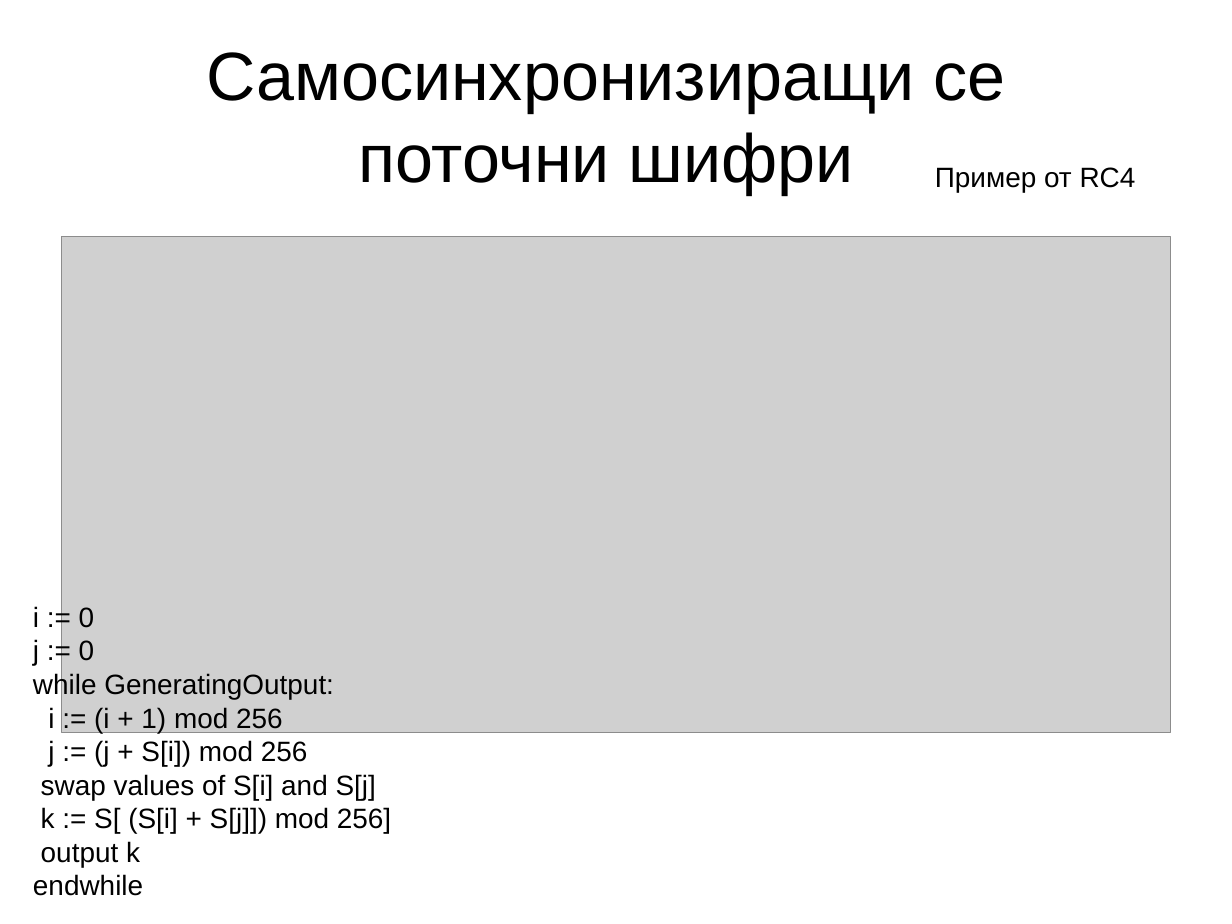
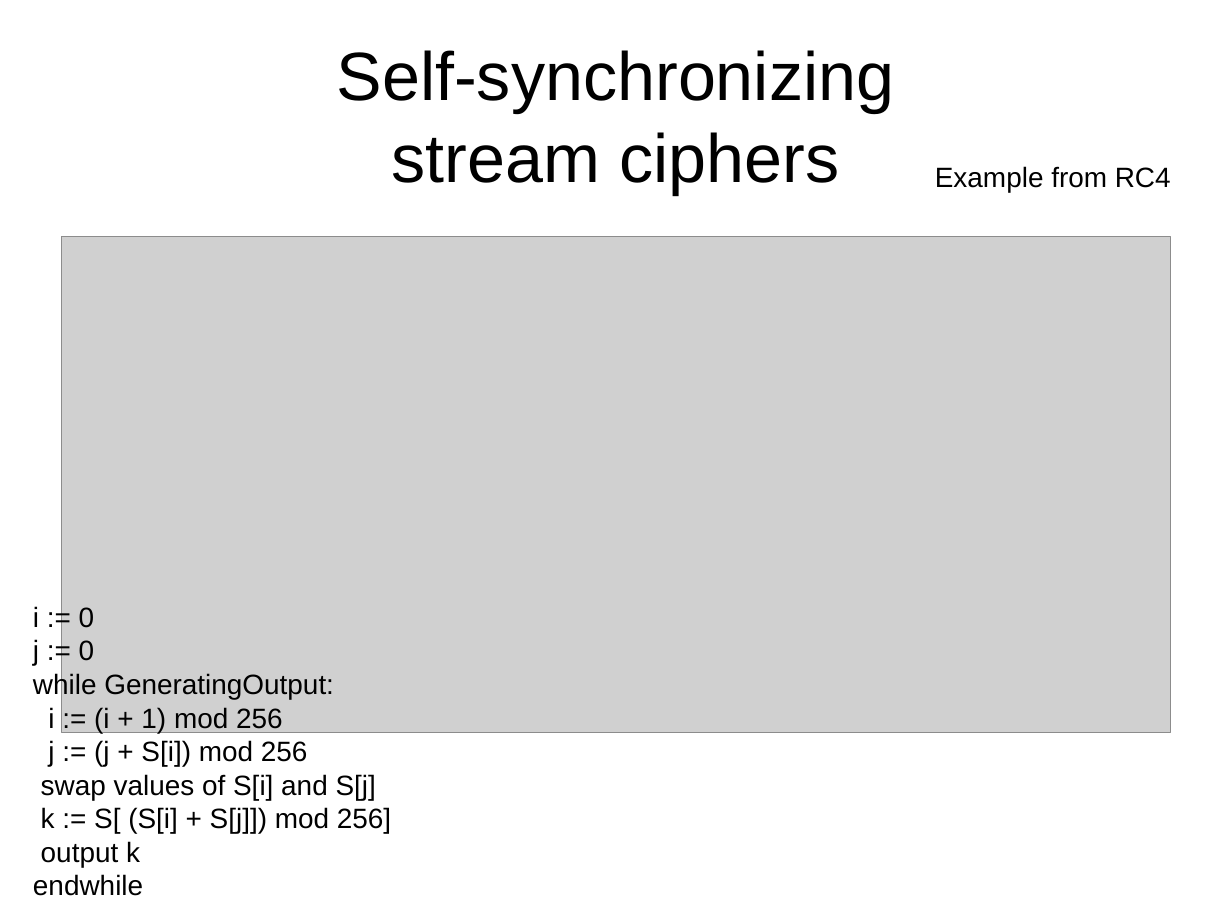
Before and after one commit to hackman/netsec1, a slide deck: slide 33 of presentations/cryptography.odp. Drawn at 1232x924 pixels with LibreOffice and Linux fonts; fonts in the diff are those of the drawing; grey boxes stand for pictures. Boxes give left, top, right and bottom in pixels: in the first picture for what was removed or moved away, otherwise in the second. Text is boxed around its words. In the diff, an @@ line names an element or a change of style, - is before the commit and + after.

```diff
--- a/presentations/cryptography.odp
+++ b/presentations/cryptography.odp
@@ title at (337, 50, 895, 194): text changed @@
-Самосинхронизиращи се
-поточни шифри
+Self-synchronizing
+stream ciphers
@@ text at (935, 166, 1171, 192): text changed @@
-Пример от RC4
+Example from RC4
```
Also in this commit, not shown: 31 other slides changed, 8 slides added, 8 slides removed.
